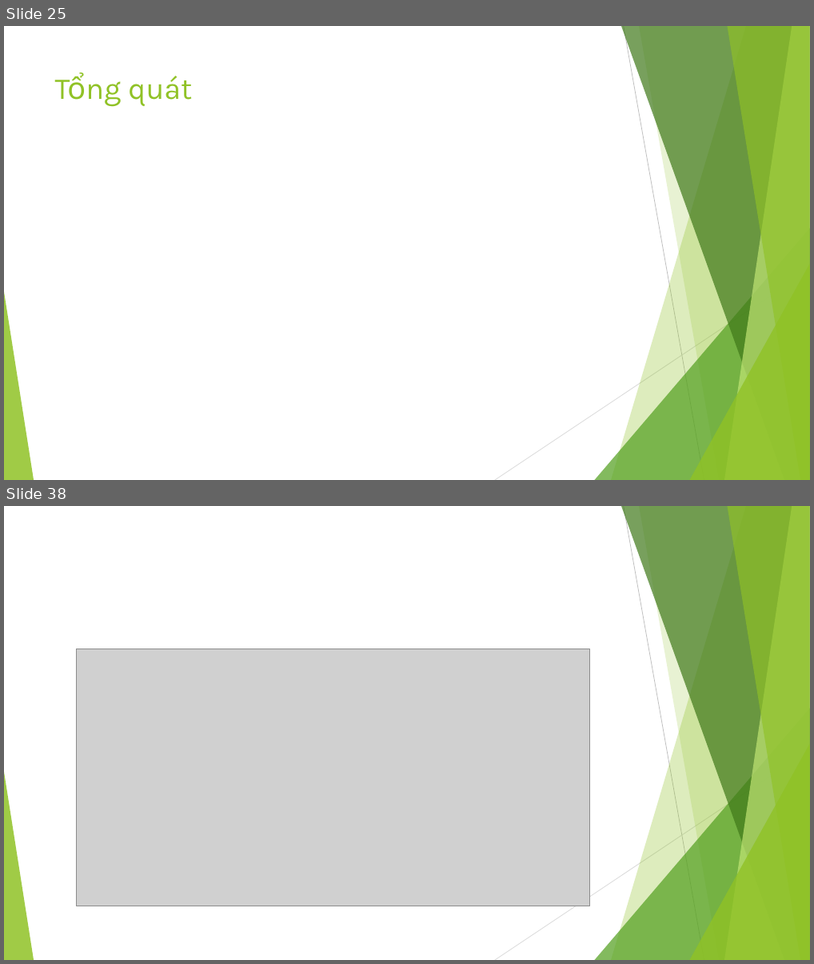
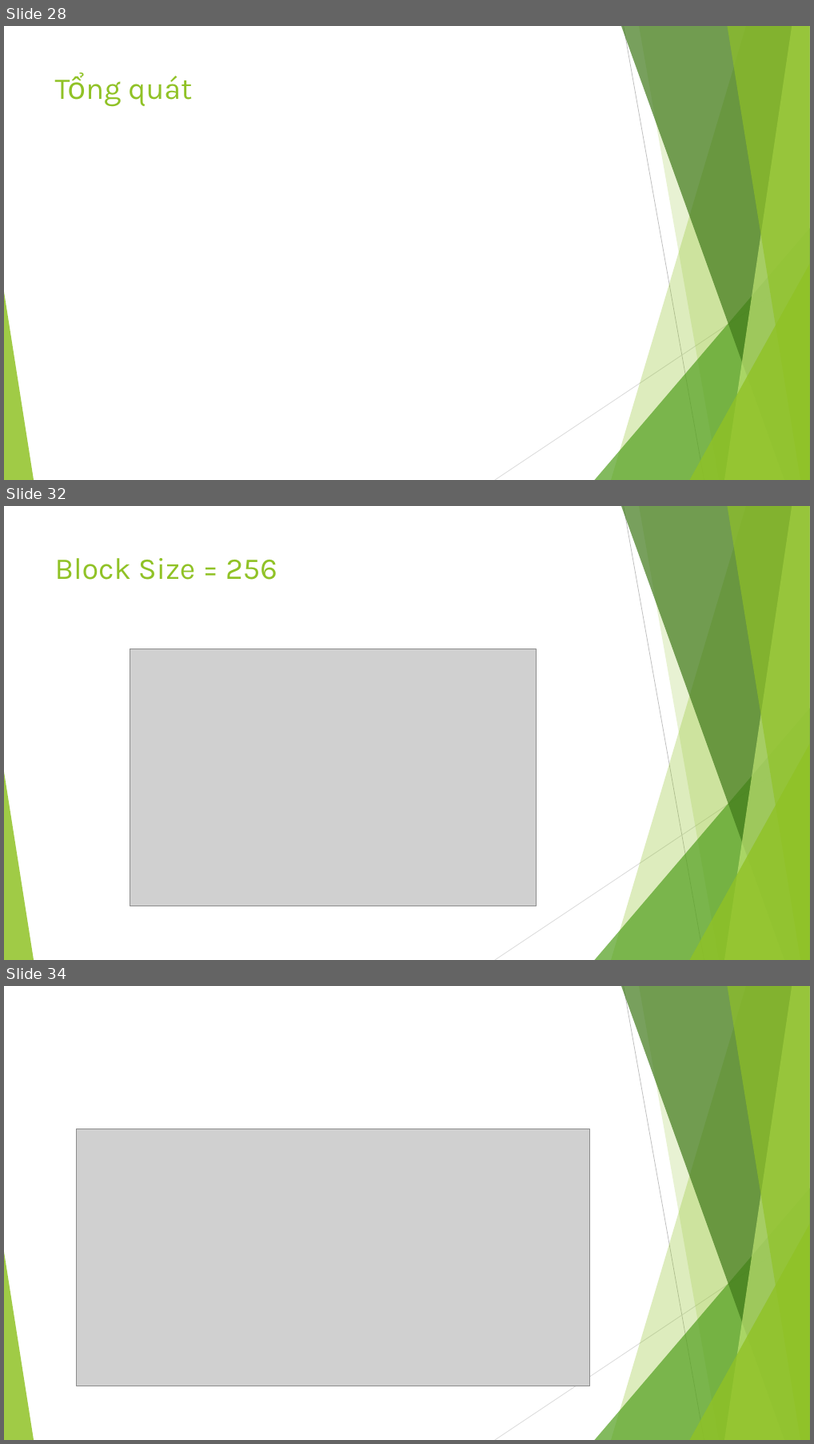
Before and after one commit to tranquanghuy097/GPU_Radix_Sort, a slide deck: 1512211-1412235.pptx. Shown one above the other, each under a label of ours: slides 25 and 38 before the commit, slides 28, 32 and 34 after it; the slides between them are not shown. The pictures are 814x964 and 814x1444 pixels, drawn with LibreOffice and Linux fonts; fonts in the diff are those of the drawing; grey boxes stand for pictures. Boxes give left, top, right and bottom in pixels: in the first picture for what was removed or moved away, otherwise in the second. Text is boxed around its words. In the diff, an @@ line names an element or a change of style, - is before the commit and + after.

```diff
--- a/1512211-1412235.pptx
+++ b/1512211-1412235.pptx
@@ slide 32 added at [4, 506, 810, 960], background #FFFFFF; not listed: 10 template elements that a slide beside it also shows @@
@@ title added at [55, 558, 278, 580], 36 pt, text #90C226 @@
+Block Size = 256
@@ picture added at [130, 648, 536, 905] @@
@@ what was slide 25 is now slide 28 @@
@@ what was slide 38 is now slide 34 @@
```
Also in this commit, not shown: 2 slides changed, 5 other slides added, 10 slides removed, 1 other file.
